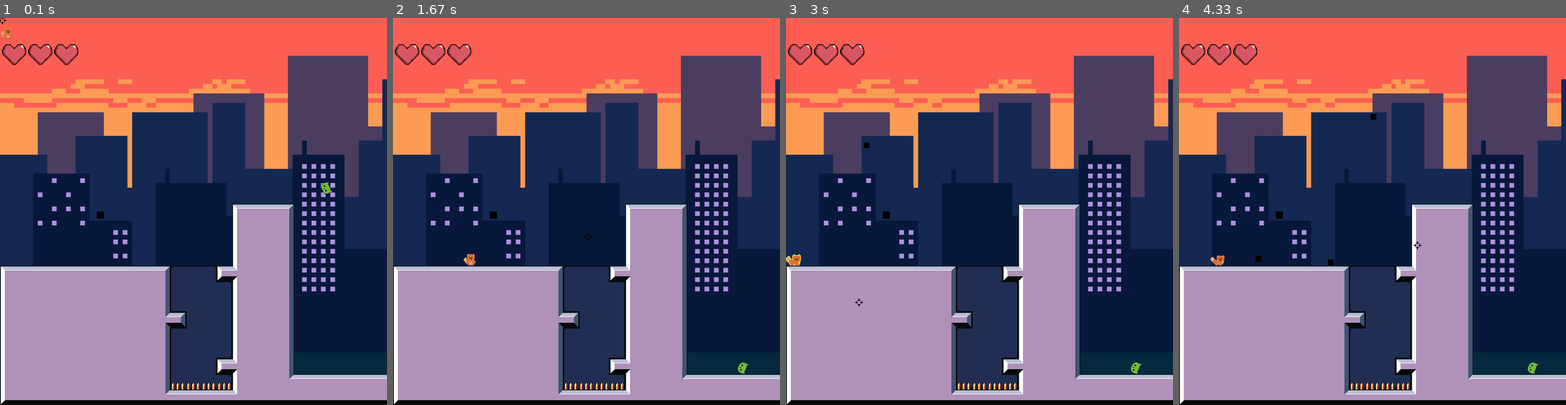
Above: before the commit, frames 1-4 (left to right).
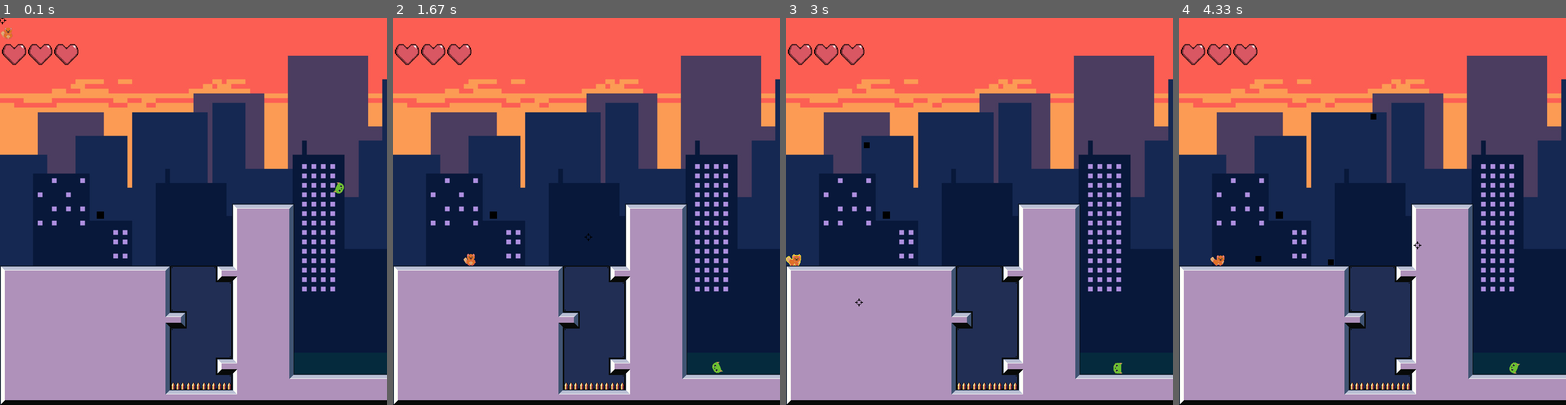
Above: after the commit, the same moments.

Repository: manucouto1/PyGame_5Gatos
Game: pygame game, started from src/main.py
Same seed, same stepped clock (60 frames per second), same inputs: the game is played once before the commit and once after it.
Inputs (mouse positions are in pixels of both pictures, inside the frame that each line leads up to):
- Up to frame 1 (0.1 s): no input
- Up to frame 2 (1.67 s): hold Right 0.33-0.8 s; move the mouse to (571, 226) at 0.37 s; hold Up 0.83-1.13 s; move the mouse to (710, 199) at 0.87 s; hold Right 1.17-1.63 s; move the mouse to (586, 238) at 1.2 s
- Up to frame 3 (3 s): hold Left 1.67-2.2 s; move the mouse to (886, 215) at 1.7 s; click (859, 153) at 2.3 s; hold Left 2.57-2.97 s; move the mouse to (859, 304) at 2.6 s; click (859, 304) at 2.67 s
- Up to frame 4 (4.33 s): hold Up 3-3.37 s; click (1430, 76) at 3.1 s; hold Right 3.4-4.03 s; click (1515, 346) at 3.5 s; hold Left from 4.07 s (still down); click (1418, 246) at 4.17 s

The runs differ from the first frame. In frame 1, 0.1% of the frame differs, in the area x 83-89%, y 42-46%; in frame 2, 0.1%; in frame 3, 0.1%, in the area x 84-92%, y 88-92%; in frame 4, 0.1%.

Commit message:
Se actualiza rango de movimientos para enemigos como un offset hacia adelante y atrás desde su posición original

Diff:
--- a/src/levels/level.py
+++ b/src/levels/level.py
@@ -72,7 +72,7 @@
     def load_enemies(self):
         # todo Cargar enemigos desde json
         self.enemies = CustomGroup(self.camera.cam)
-        Enemy((640, 320), self.enemies)
+        Enemy((700, 320), 50, self.enemies)
 
     def load_events(self):
         self.zone_events = CustomGroup(self.camera.cam)
--- a/src/sprites/active/enemy.py
+++ b/src/sprites/active/enemy.py
@@ -8,13 +8,13 @@
 
 class Enemy(ActiveEntity):
 
-    def __init__(self, initial_pos, *groups):
+    def __init__(self, initial_pos, motion_range, *groups):
         sheet_path = assets.path_to("characters", "enemy", "enemy_full.png")
         sheet = SpriteStripAnim(sheet_path, (0, 0, 32, 32), 8, rows=4)
 
         super().__init__(initial_pos, sheet, *groups)
 
-        self.path = [20 * 32, 20 * 32 + 100]
+        self.path = [initial_pos[0] - motion_range, initial_pos[0] + motion_range]
         self.walk_count = 0
         self.life = 2
         self.dead_id = 0
